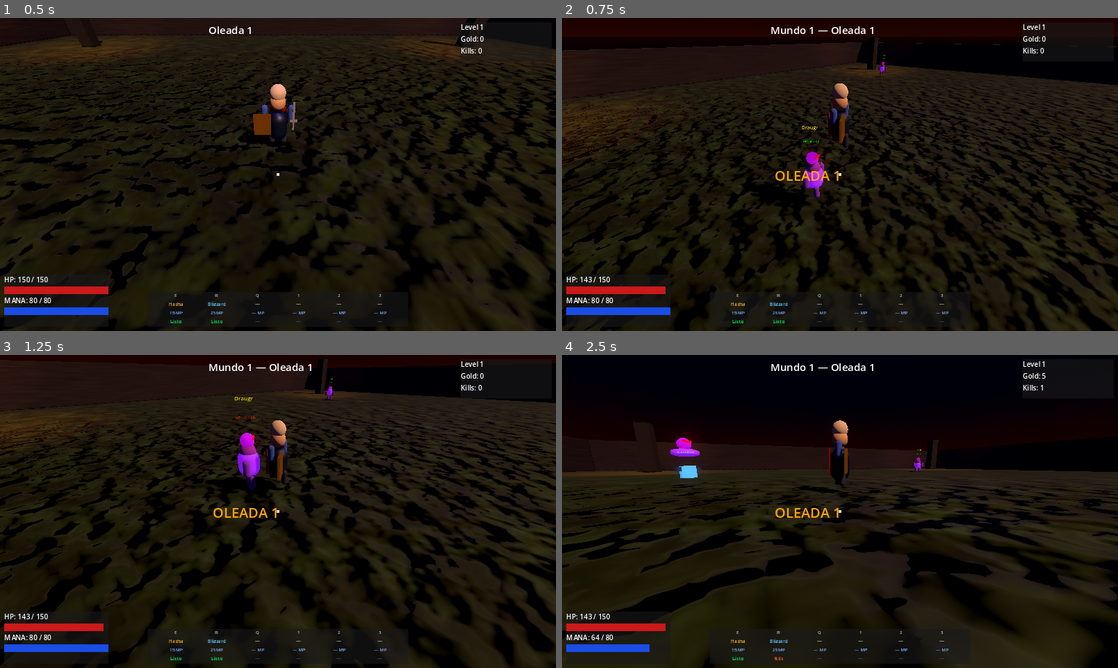
Above: before the commit, frames 1-4 (two rows, left to right).
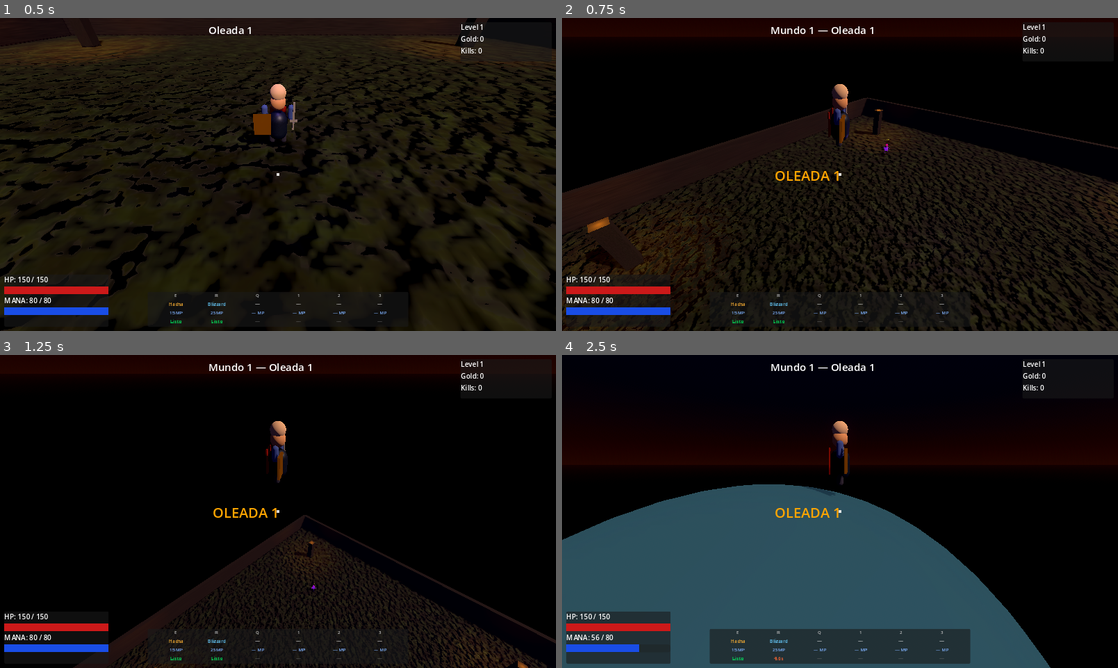
Above: after the commit, the same moments.

Repository: maicolrtu531-lab/michael
Game: Godot game, scene res://scenes/world/main.tscn
Same seed, same stepped clock (60 frames per second), same inputs: the game is played once before the commit and once after it.
Inputs (mouse positions are in pixels of both pictures, inside the frame that each line leads up to):
- Up to frame 1 (0.5 s): no input
- Up to frame 2 (0.75 s): tap Enter at 0.5 s; move the mouse to (962, 158) at 0.52 s; hold D (move_right) from 0.53 s (still down); right-click (962, 158) at 0.6 s
- Up to frame 3 (1.25 s): keep holding D (move_right)
- Up to frame 4 (2.5 s): move the mouse to (728, 527) at 1.27 s; release D (move_right) at 1.28 s; hold S (move_backward) 1.28-2.03 s; click (728, 527) at 1.35 s; move the mouse to (895, 442) at 2.02 s; hold D (move_right) from 2.03 s (still down); tap R (blizzard) at 2.1 s

Frame 1 is identical in both runs. In frame 2, 39% of the frame differs, in the area x 0-100%, y 7-100%; in frame 3, 49%; in frame 4, 58%, in the area x 0-100%, y 5-100%.

Commit message:
fix: force CHASE on spawn + debug prints para diagnosticar enemigos que no aparecen

Diff:
--- a/godot-wrath/scripts/enemies/enemy_base.gd
+++ b/godot-wrath/scripts/enemies/enemy_base.gd
@@ -45,6 +45,7 @@
 	_on_ready_extra()
 	call_deferred("_build_limbs")
 	call_deferred("_build_overhead_ui")
+	print("Enemy ready: %s  hp=%d" % [enemy_name, hp])
 
 func _find_player() -> void:
 	player = get_tree().get_first_node_in_group("player")
@@ -210,6 +211,7 @@
 			mat.albedo_color = Color(0.6, 0.9, 1.0, 1)
 
 func _die() -> void:
+	print("Enemy died: %s" % enemy_name)
 	is_dead = true
 	state   = State.DEAD
 	velocity = Vector3.ZERO
--- a/godot-wrath/scripts/world/game_manager.gd
+++ b/godot-wrath/scripts/world/game_manager.gd
@@ -151,6 +151,11 @@
 			if enemy:
 				enemies_alive += 1
 				enemy.died.connect(_on_enemy_died)
+				# Force enemy to find and chase player immediately
+				if player and is_instance_valid(player):
+					enemy.player = player
+					enemy.state  = enemy.State.CHASE
+	print("Wave %d started — enemies_alive: %d" % [wave_num, enemies_alive])
 
 	# Safety: if no enemies spawned, advance after a short delay
 	if enemies_alive == 0:
